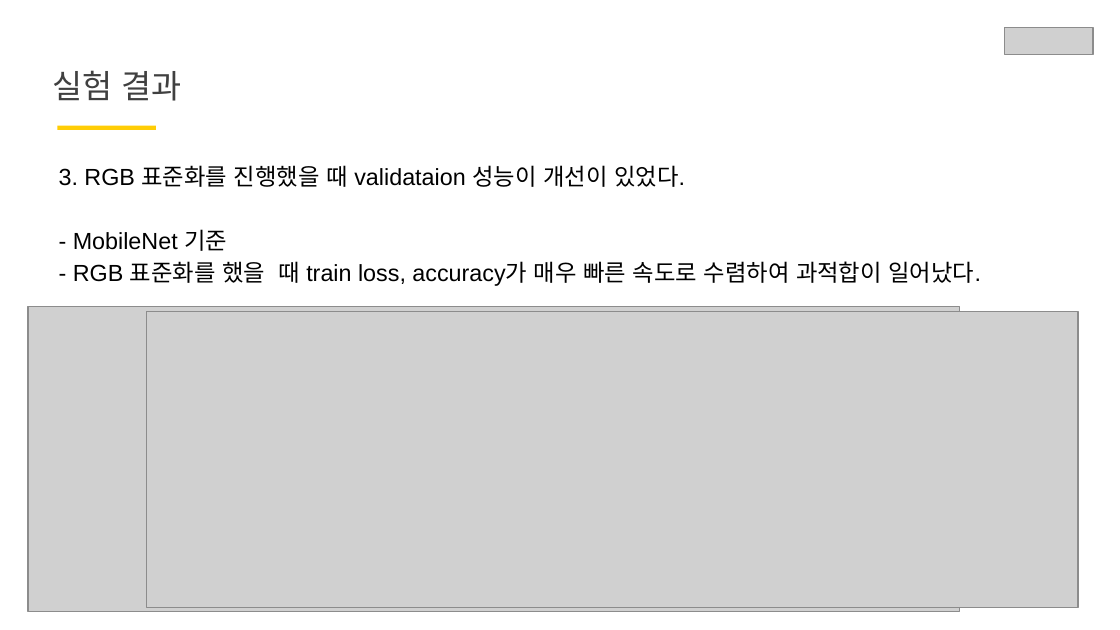
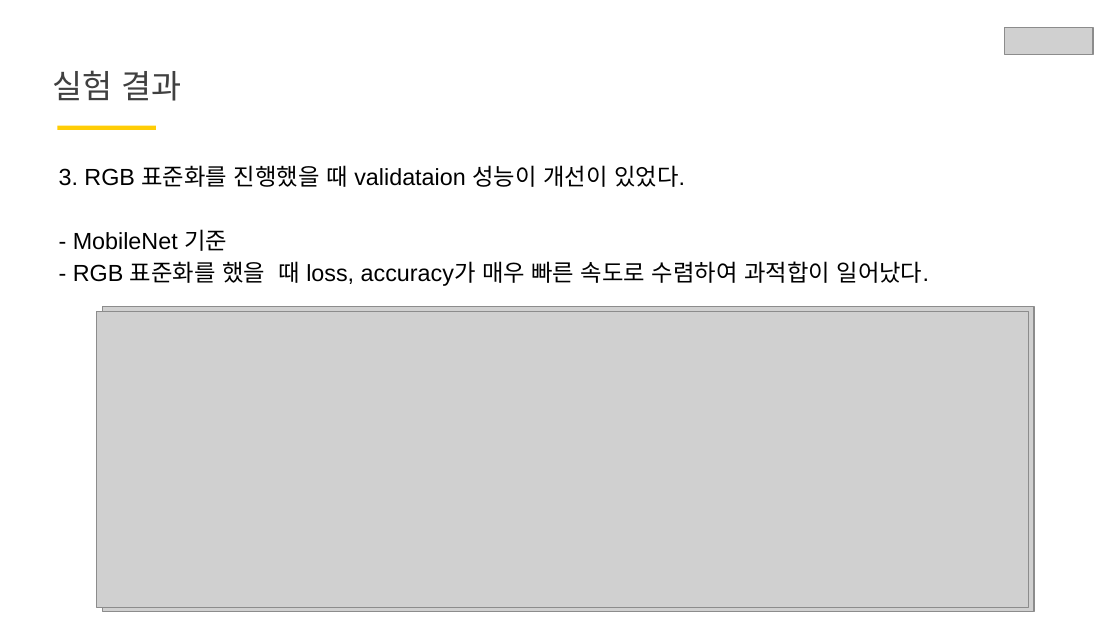
Before and after one commit to knggu/Iamgroww, a slide deck: slide 11 of DLthon/해파리 발표 ppt.pptx. Drawn at 1120x630 pixels with LibreOffice and Linux fonts; fonts in the diff are those of the drawing; grey boxes stand for pictures. Boxes give left, top, right and bottom in pixels: in the first picture for what was removed or moved away, otherwise in the second. Text is boxed around its words. In the diff, an @@ line names an element or a change of style, - is before the commit and + after.

```diff
--- a/DLthon/해파리 발표 ppt.pptx
+++ b/DLthon/해파리 발표 ppt.pptx
@@ text at box(73, 261, 930, 286): text changed @@
-- RGB 표준화를 했을 때 train loss, accuracy가 매우 빠른 속도로 수렴하여 과적합이 일어났다.
+- RGB 표준화를 했을 때 loss, accuracy가 매우 빠른 속도로 수렴하여 과적합이 일어났다.
@@ picture: place and size @@
-picture at box(147, 311, 1079, 607)
+picture at box(96, 311, 1028, 607)
@@ picture: place and size @@
-picture at box(28, 307, 960, 612)
+picture at box(103, 307, 1035, 612)
```
Also in this commit, not shown: 9 other slides changed, 2 slides added, 1 other file.
